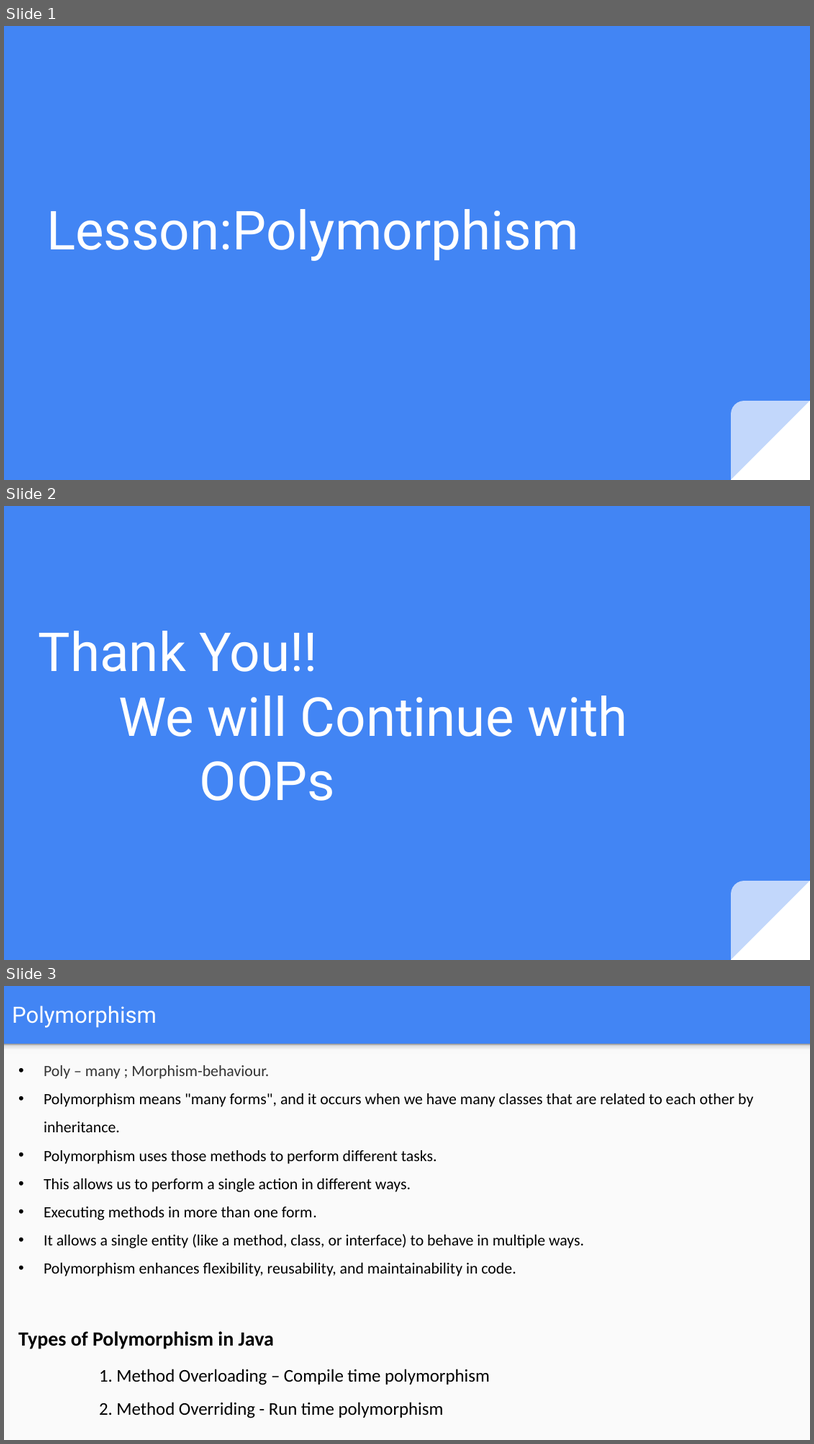
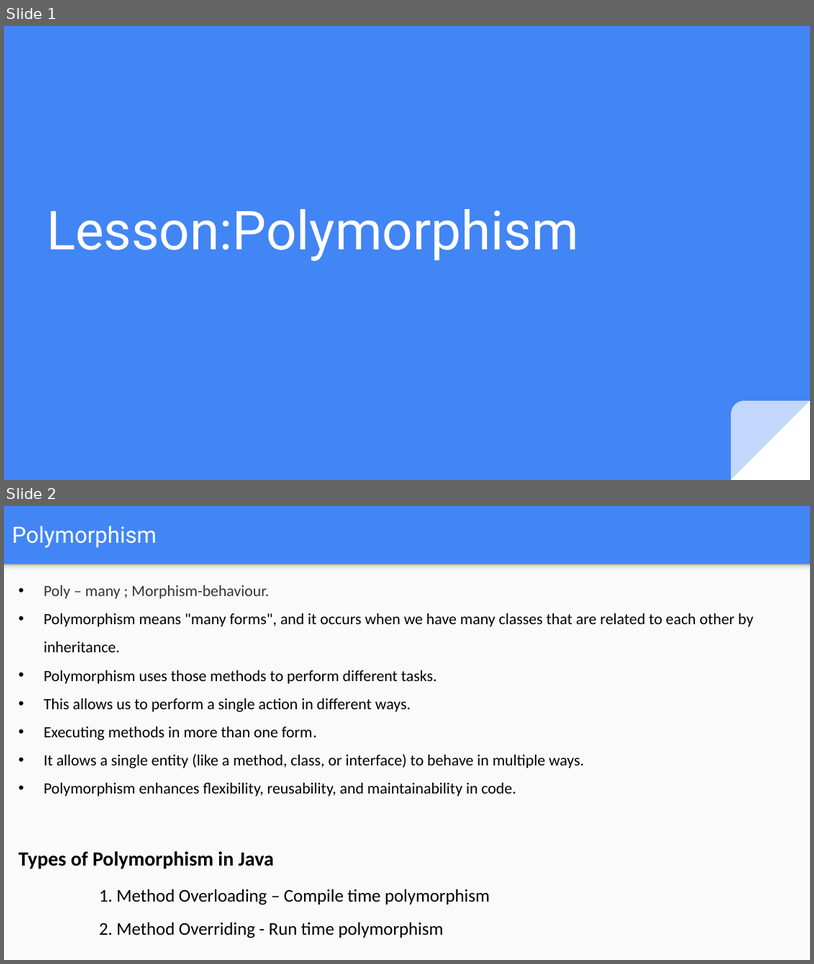
Before and after one commit to subbaramt99/Repo_one, a slide deck: My docs/Core Java/Day 6-Polymorphism.pptx. Shown one above the other, each under a label of ours: slides 1, 2 and 3 before the commit, slides 1 and 2 after it. The pictures are 814x1444 and 814x964 pixels, drawn with LibreOffice and Linux fonts; fonts in the diff are those of the drawing. Boxes give left, top, right and bottom in pixels: in the first picture for what was removed or moved away, otherwise in the second. Text is boxed around its words. In the diff, an @@ line names an element or a change of style, - is before the commit and + after.

```diff
--- a/My docs/Core Java/Day 6-Polymorphism.pptx
+++ b/My docs/Core Java/Day 6-Polymorphism.pptx
@@ slide 2 removed at (4,506,810,960), background #4285F4; not listed: 2 template elements that a slide beside it also shows @@
@@ title removed at (39,631,628,800) @@
-Thank You!!
-We will Continue with
-OOPs
@@ what was slide 3 is now slide 2 @@
```
Also in this commit, not shown: 1 slide changed, 49 other files.
